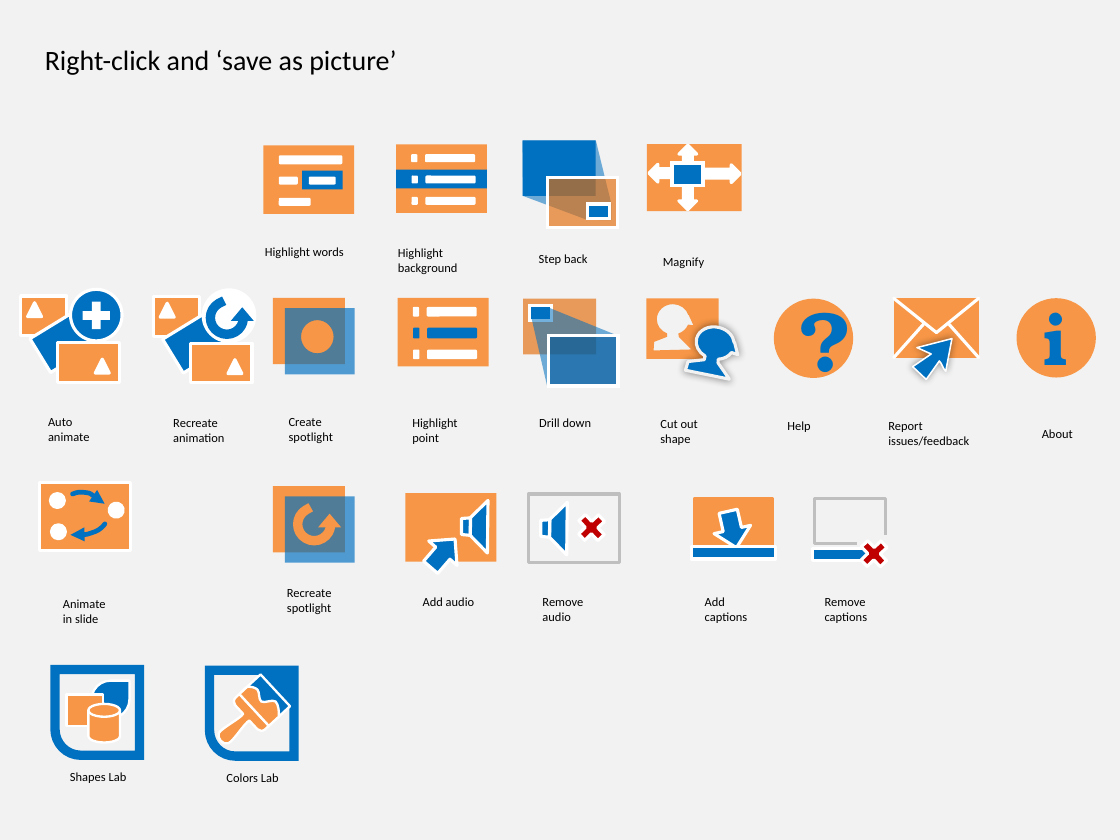
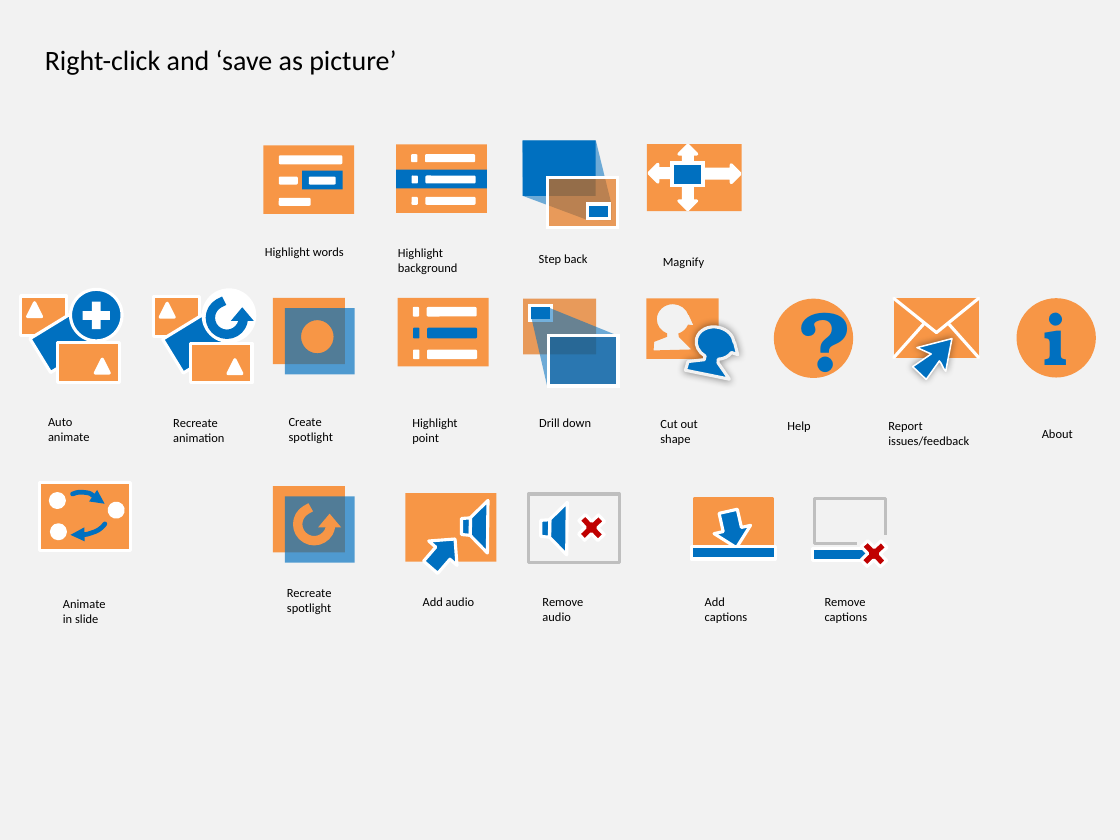
Before and after one commit to PowerPointLabs/PowerPointLabs, a slide deck: slide 1 of doc/Icons.pptx. Drawn at 1120x840 pixels with LibreOffice and Linux fonts; fonts in the diff are those of the drawing. Boxes give left, top, right and bottom in pixels: in the first picture for what was removed or moved away, otherwise in the second. Text is boxed around its words. In the diff, an @@ line names an element or a change of style, - is before the commit and + after.

Commit message:
Added context menu icons for shapes lab

```diff
--- a/doc/Icons.pptx
+++ b/doc/Icons.pptx
@@ freeform shape removed at <box>210,670,295,757</box> @@
@@ rectangle removed at <box>240,674,290,725</box> @@
@@ freeform shape removed at <box>240,680,285,726</box> @@
@@ freeform shape removed at <box>259,669,293,708</box> @@
@@ group removed at <box>55,669,141,755</box>: 1 freeform shape, 1 teardrop, 1 rectangle, 1 cylinder @@
@@ freeform shape removed at <box>209,694,269,754</box> @@
@@ text removed at <box>70,772,127,783</box> @@
-Shapes Lab
@@ text removed at <box>226,773,279,782</box> @@
-Colors Lab
```
Also in this commit, not shown: 1 slide added.
